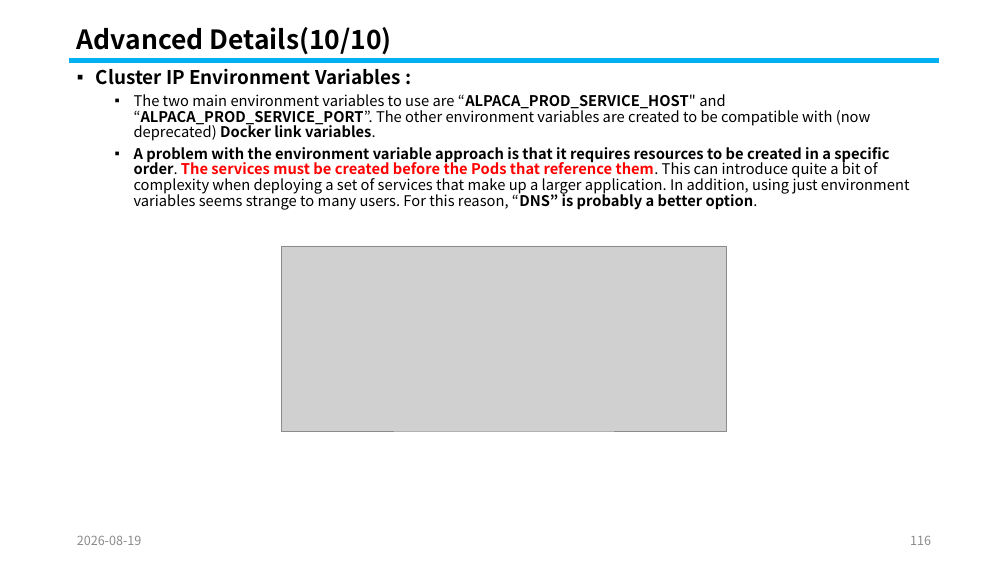
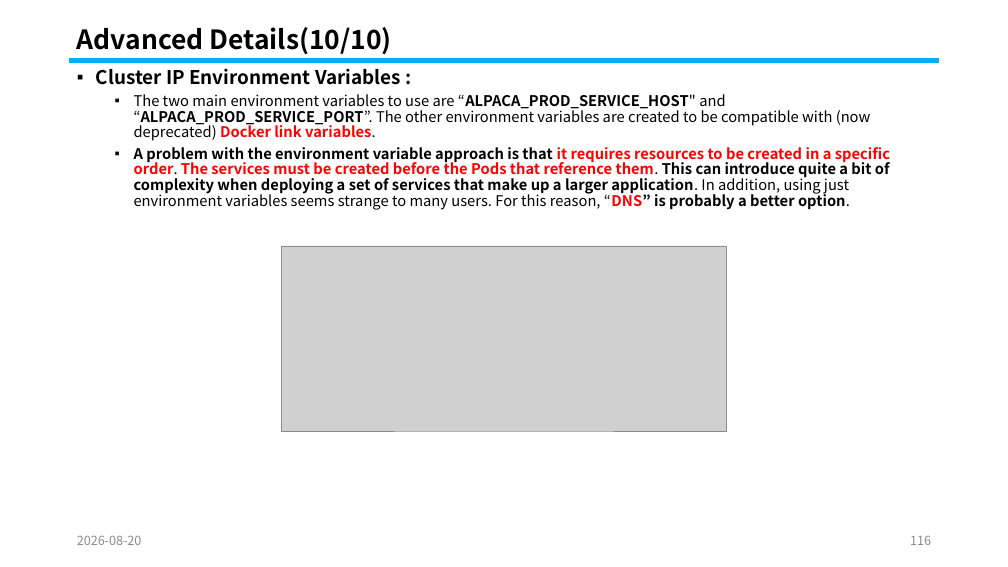
Before and after one commit to knix008/TestSimulator, a slide deck: slide 116 of Kubernetes/Kubernetes Part 02-2026.08.25.pptx. Drawn at 1008x567 pixels with LibreOffice and Linux fonts; fonts in the diff are those of the drawing; grey boxes stand for pictures. Boxes give left, top, right and bottom in pixels: in the first picture for what was removed or moved away, otherwise in the second. Text is boxed around its words. In the diff, an @@ line names an element or a change of style, - is before the commit and + after.

```diff
--- a/Kubernetes/Kubernetes Part 02-2026.08.25.pptx
+++ b/Kubernetes/Kubernetes Part 02-2026.08.25.pptx
@@ text at [134, 94, 890, 210]: text colour #000000 to #FF0000 in "Docker link variables.", "it requires resources to be created in ..."; bold on in "This can introduce quite a bit of ..." @@
@@ text at [77, 536, 142, 545]: text changed @@
-2026-08-19
+2026-08-20
```
Also in this commit, not shown: 115 other slides changed, 1 other file.
